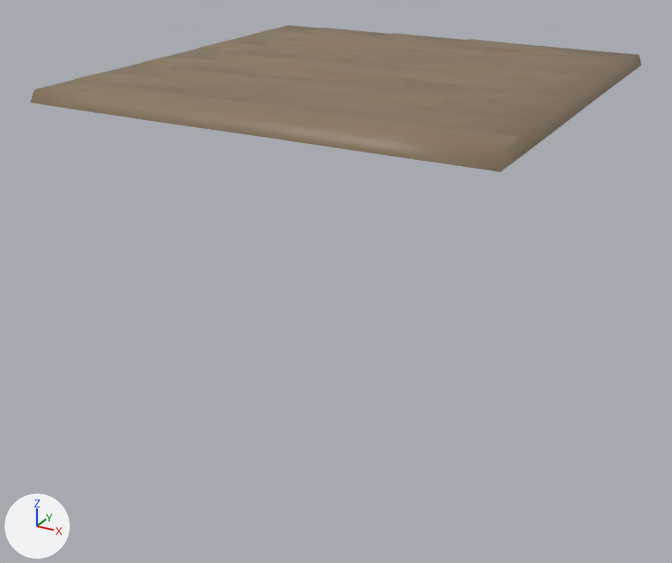
Two versions of the glTF model assets/street/meshes/ground.gltf, one commit apart.
Camera for both pictures: a 50 mm camera at (3.93, -7.52, 1.61) aimed at (-0.03, -0.31, -1.99). The lights are fixed; the arrows at lower left show +X, +Y and +Z. Where no turn or scale is listed for an object, it has been applied to the vertices.

Names of what the first picture shows: 'Ground_A'.
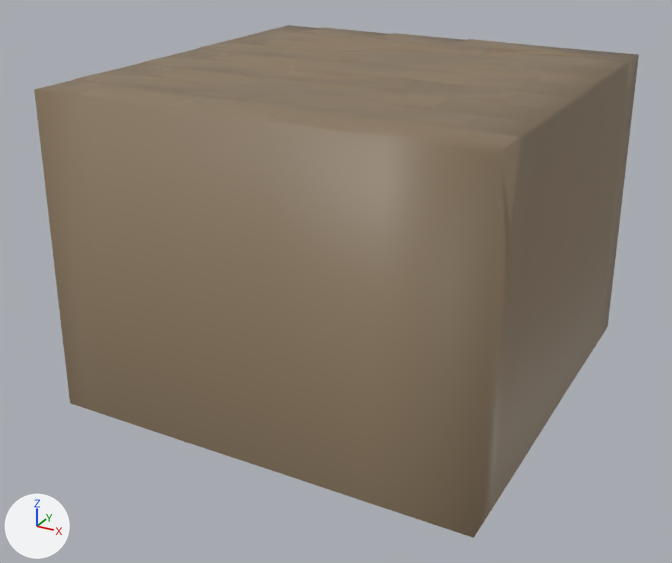
Commit message: Improved ground

The change, as a diff of the scene's bpy script:
```diff
--- a/assets/street/meshes/ground.gltf.py
+++ b/assets/street/meshes/ground.gltf.py
@@ me_ground_a @@
 me_ground_a.from_pydata(...)  # 157 vertices, 284 faces; spans x -2.03..2.04, y -2.03..2.04, z -0.11..0.04
 # used by ob_ground_a; location = (0.07, 0.0, -0.02)
+# me_ground_a part 1: all 28 vertices in x -2.03..2.04, y -2.03..2.04, z -0.11..-0.1 are moved by (0.0, 0.0, -2.87)
 me_ground_a.materials.append(mat_material_001)
```

What differs and where, as boxes (x1, y1, x2, y2) in the pictures (672 x 563 px; the box of a moved part takes in the faces that stretch with it):
'Ground_A', reshaped (247% taller)
    before: (30, 25, 642, 172)
    after: (34, 25, 639, 538)
part 1 of me_ground_a, moved or reshaped
    before: (30, 55, 642, 172)
    after: (34, 55, 639, 538)
